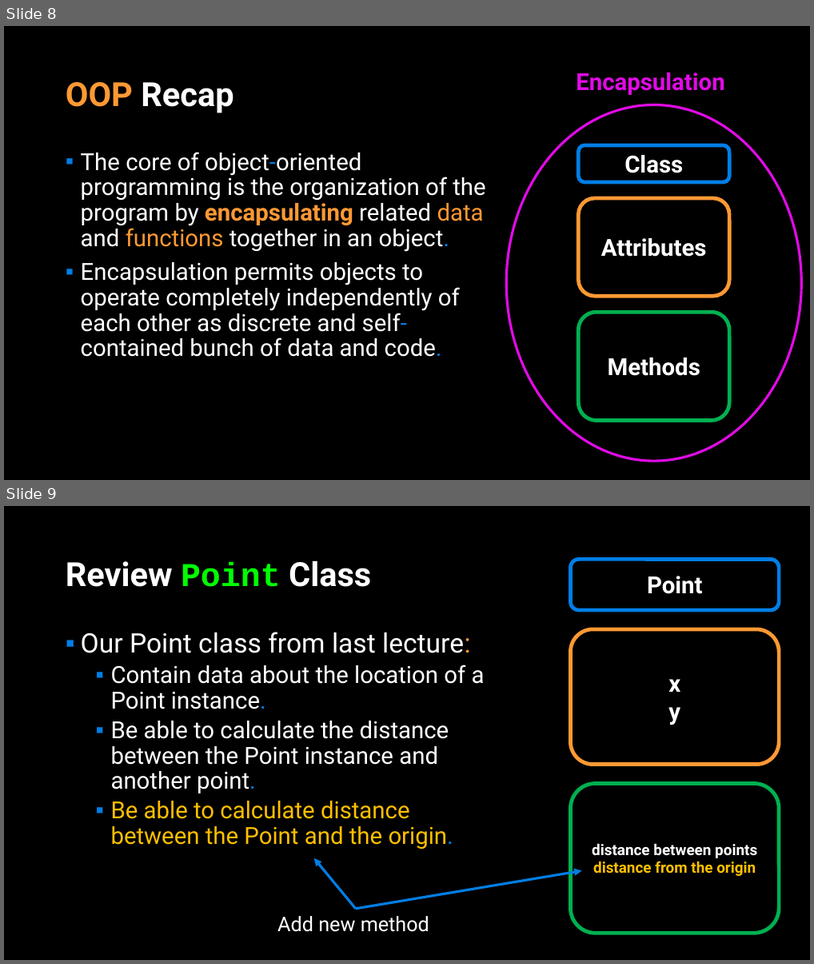
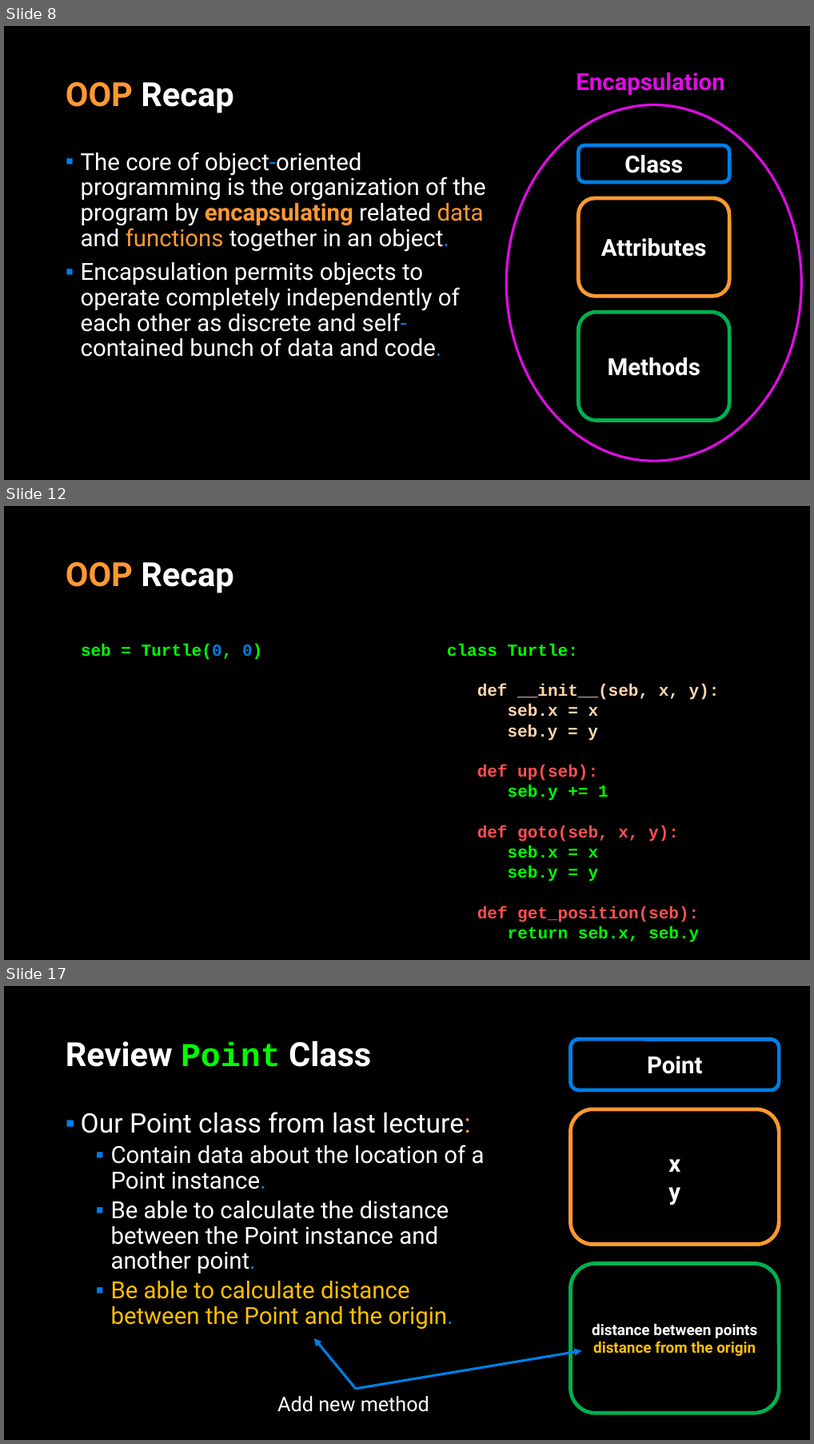
Before and after one commit to APS106/APS106-winter-2022-material, a slide deck: lectures/week10/lecture2/slides/week10_lecture2.pptx. Shown one above the other, each under a label of ours: slides 8 and 9 before the commit, slides 8, 12 and 17 after it; the slides between them are not shown. The pictures are 814x964 and 814x1444 pixels, drawn with LibreOffice and Linux fonts; fonts in the diff are those of the drawing; background and template pictures are left out. Boxes give left, top, right and bottom in pixels: in the first picture for what was removed or moved away, otherwise in the second. Text is boxed around its words. In the diff, an @@ line names an element or a change of style, - is before the commit and + after.

```diff
--- a/lectures/week10/lecture2/slides/week10_lecture2.pptx
+++ b/lectures/week10/lecture2/slides/week10_lecture2.pptx
@@ slide 12 added at bbox=[4, 506, 810, 960], background picture (left out) @@
@@ title added at bbox=[66, 562, 234, 593], 39.6 pt, text #FFFFFF, bold @@
+OOP Recap
@@ text added at bbox=[81, 644, 262, 660], 20 pt, text #00FF00, bold @@
+seb = Turtle(0, 0)
@@ text added at bbox=[447, 644, 720, 942], 20 pt, text #00FF00, bold @@
+class Turtle:
+def __init__(seb, x, y):
+seb.x = x
+seb.y = y
+def up(seb):
+seb.y += 1
+def goto(seb, x, y):
+seb.x = x
+seb.y = y
+def get_position(seb):
+return seb.x, seb.y
@@ what was slide 9 is now slide 17 @@
```
Also in this commit, not shown: 5 slides changed, 8 other slides added, 13 other files.
